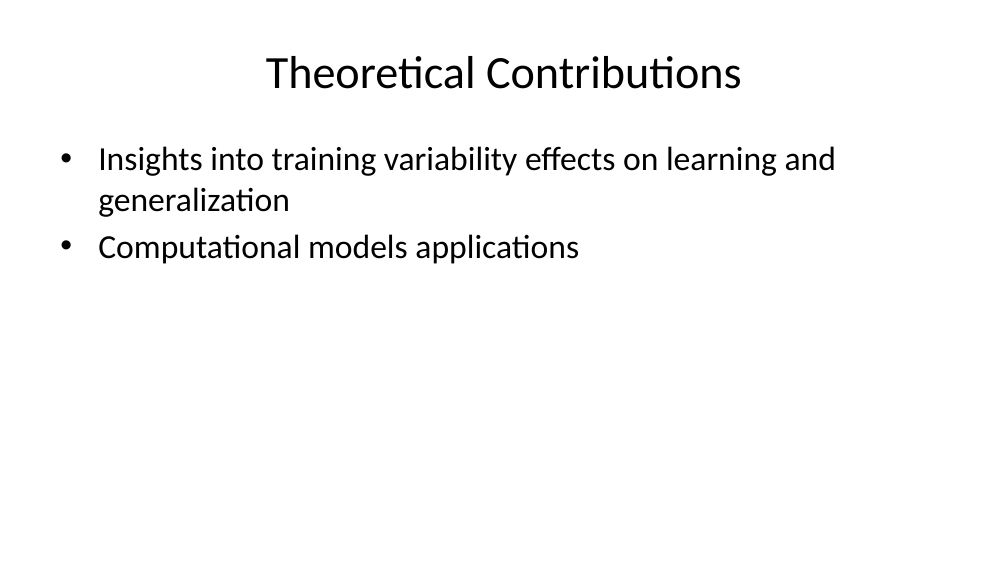
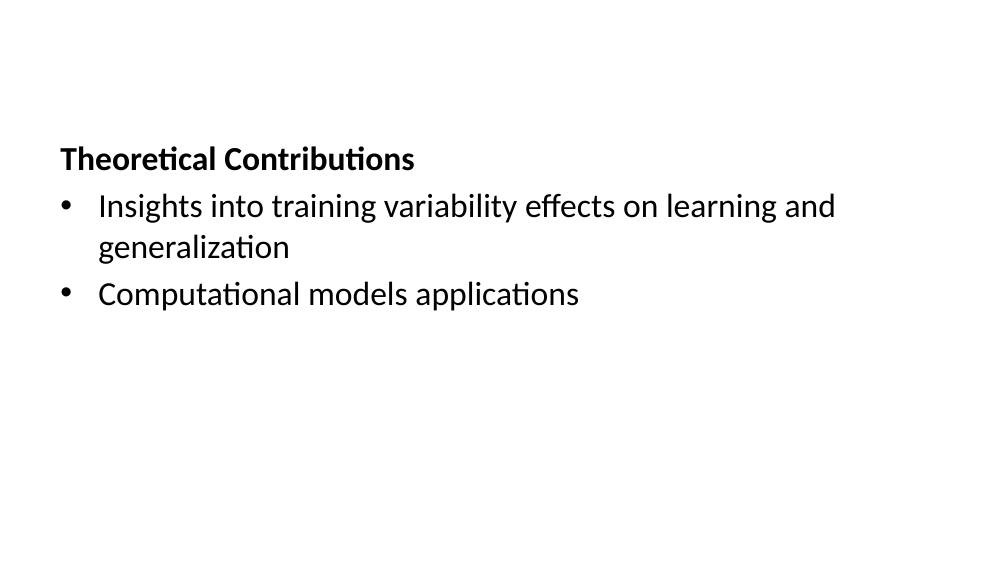
Before and after one commit to tegorman13/Dissertation, a slide deck: slide 17 of docs/Presentation/slides.pptx (slide 15 before the commit). Drawn at 1008x567 pixels with LibreOffice and Linux fonts; fonts in the diff are those of the drawing. Boxes give left, top, right and bottom in pixels: in the first picture for what was removed or moved away, otherwise in the second. Text is boxed around its words. In the diff, an @@ line names an element or a change of style, - is before the commit and + after.

```diff
--- a/docs/Presentation/slides.pptx
+++ b/docs/Presentation/slides.pptx
@@ title removed at (266,56,742,89) @@
-Theoretical Contributions
@@ text at (60,146,414,171): paragraph added @@
+Theoretical Contributions
```
Also in this commit, not shown: 12 other slides changed, 2 slides added, 7 other files.
